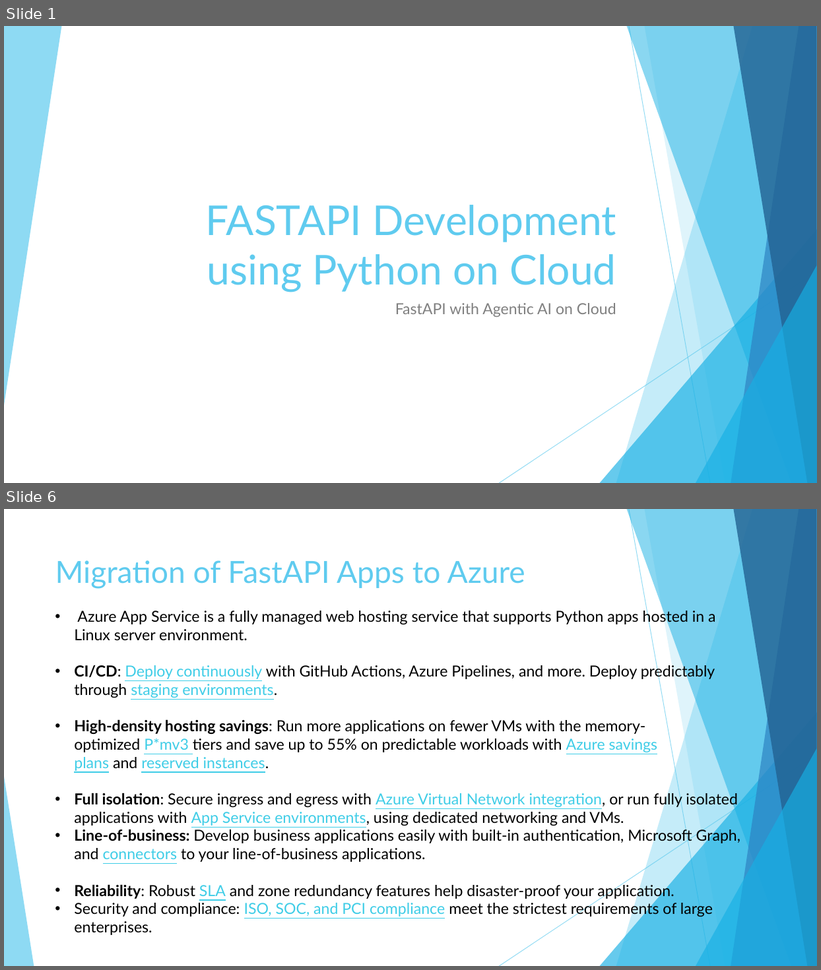
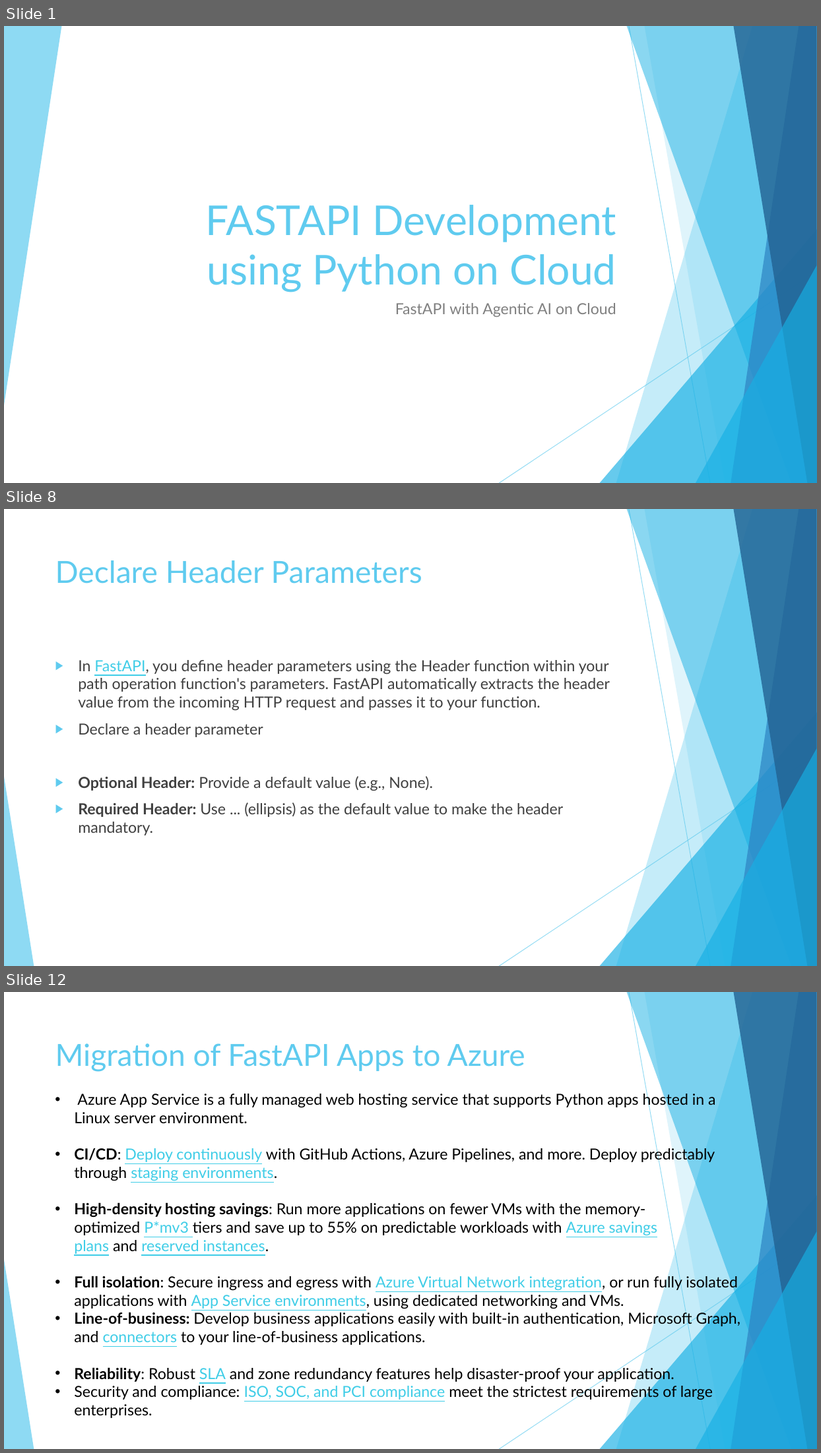
Before and after one commit to imcuteani/FastAPI-PythonAI-Development, a slide deck: Slides/Day-3/FASTAPI Development using Python on Cloud-Day3.pptx. Shown one above the other, each under a label of ours: slides 1 and 6 before the commit, slides 1, 8 and 12 after it; the slides between them are not shown. The pictures are 821x970 and 821x1453 pixels, drawn with LibreOffice and Linux fonts; fonts in the diff are those of the drawing. Boxes give left, top, right and bottom in pixels: in the first picture for what was removed or moved away, otherwise in the second. Text is boxed around its words. In the diff, an @@ line names an element or a change of style, - is before the commit and + after.

```diff
--- a/Slides/Day-3/FASTAPI Development using Python on Cloud-Day3.pptx
+++ b/Slides/Day-3/FASTAPI Development using Python on Cloud-Day3.pptx
@@ slide 8 added at (x1=4, y1=509, x2=817, y2=966), background #FFFFFF; not listed: 10 template elements that a slide beside it also shows @@
@@ title added at (x1=55, y1=560, x2=422, y2=584), 36 pt, text #5FCBEF @@
+Declare Header Parameters
@@ text added at (x1=78, y1=660, x2=610, y2=836), 18 pt, text #404040 @@
+▶ In FastAPI, you define header parameters using the Header function within your path operation function's parameters. FastAPI automatically extracts the header value from the incoming HTTP request and passes it to your function.
+▶ Declare a header parameter
+▶ Optional Header: Provide a default value (e.g., None).
+▶ Required Header: Use ... (ellipsis) as the default value to make the header mandatory.
@@ what was slide 6 is now slide 12 @@
```
Also in this commit, not shown: 3 slides changed, 11 other slides added, 8 other files.
